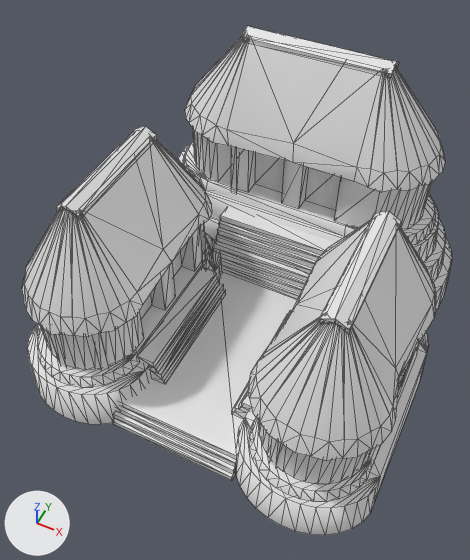
The COLLADA model art/meshes/structural/maya_protoclassic/barrack_rural.dae: old version first, new version second.
One viewpoint serves both versions: a 50 mm camera at (11.3, -25.8, 34.4) aimed at (-0.2, -2.8, 5.7). Every picture has the same lights, and +X, +Y and +Z are marked at lower left. Mesh edges are drawn as thin lines. Where no turn or scale is listed for an object, it has been applied to the vertices.

Before the edit, the objects in view are built like this:
```python
mat_material_001 = principled_material('Material.001')
mat_material_001.base_color = (0.8, 0.8, 0.8)  # white #e7e7e7
me_cubo_528 = bpy.data.meshes.new('Cubo.528')
me_cubo_528.from_pydata(...)  # 1404 vertices, 1848 faces; spans x -11.2..11.5, y -12.6..12.0, z 0.8..17.3
me_cubo_528.materials.append(mat_material_001)  # white #e7e7e7
ob_barrack_rural = bpy.data.objects.new('barrack_rural', me_cubo_528)
ob_barrack_rural.location = (0.0, 0.0, -1.51)
```
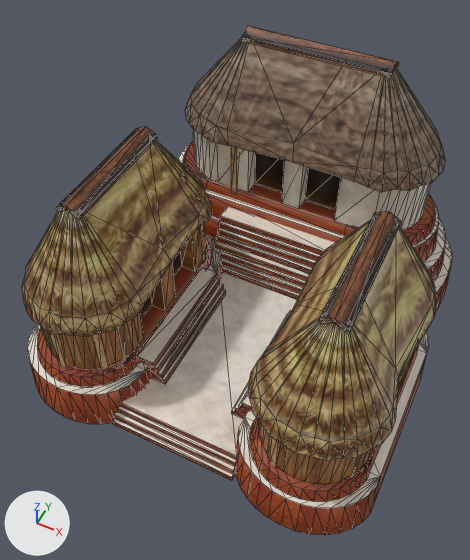
Pixel boxes [x1, y1, x2, y2] of what changed, in the pictures (470 x 560 px):
'barrack_rural', surface changed (grey to brown)
    both: [22, 26, 452, 535]

The change, as a list of edits to the scene's bpy script:
```text
Add img_maya_protoclassic_struct_png:
    img_maya_protoclassic_struct_png = load_image('maya_protoclassic_struct.png', '../../../textures/skins/structural/maya_protoclassic_struct.png', 2048, 1024, 'sRGB')
Change mat_material_001:
    remove mat_material_001.base_color = (0.8, 0.8, 0.8)  # white #e7e7e7
    add mat_material_001.texture = img_maya_protoclassic_struct_png
```
